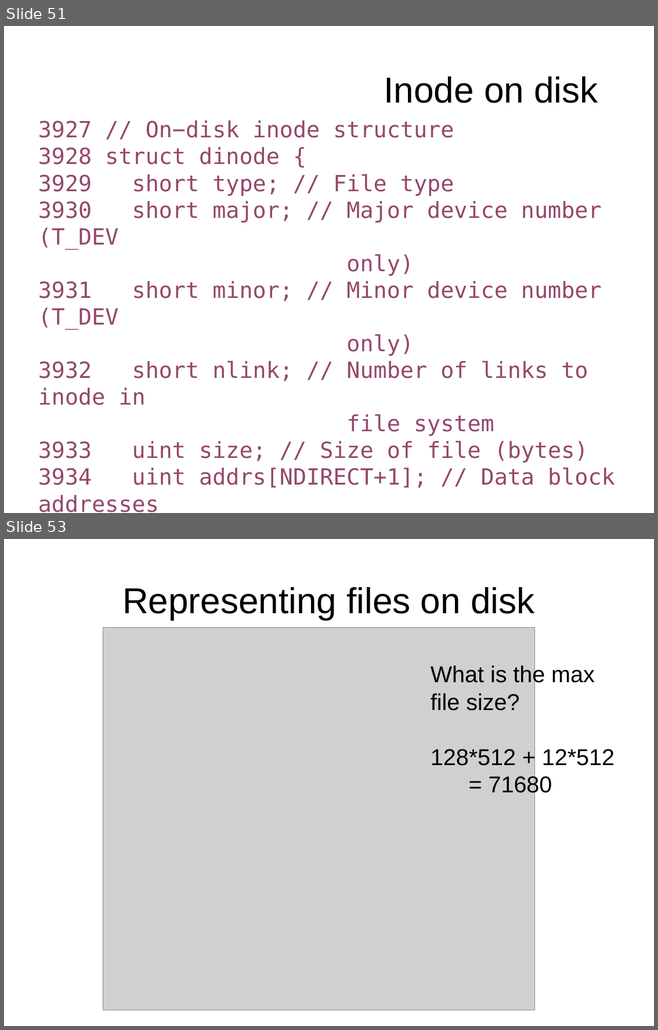
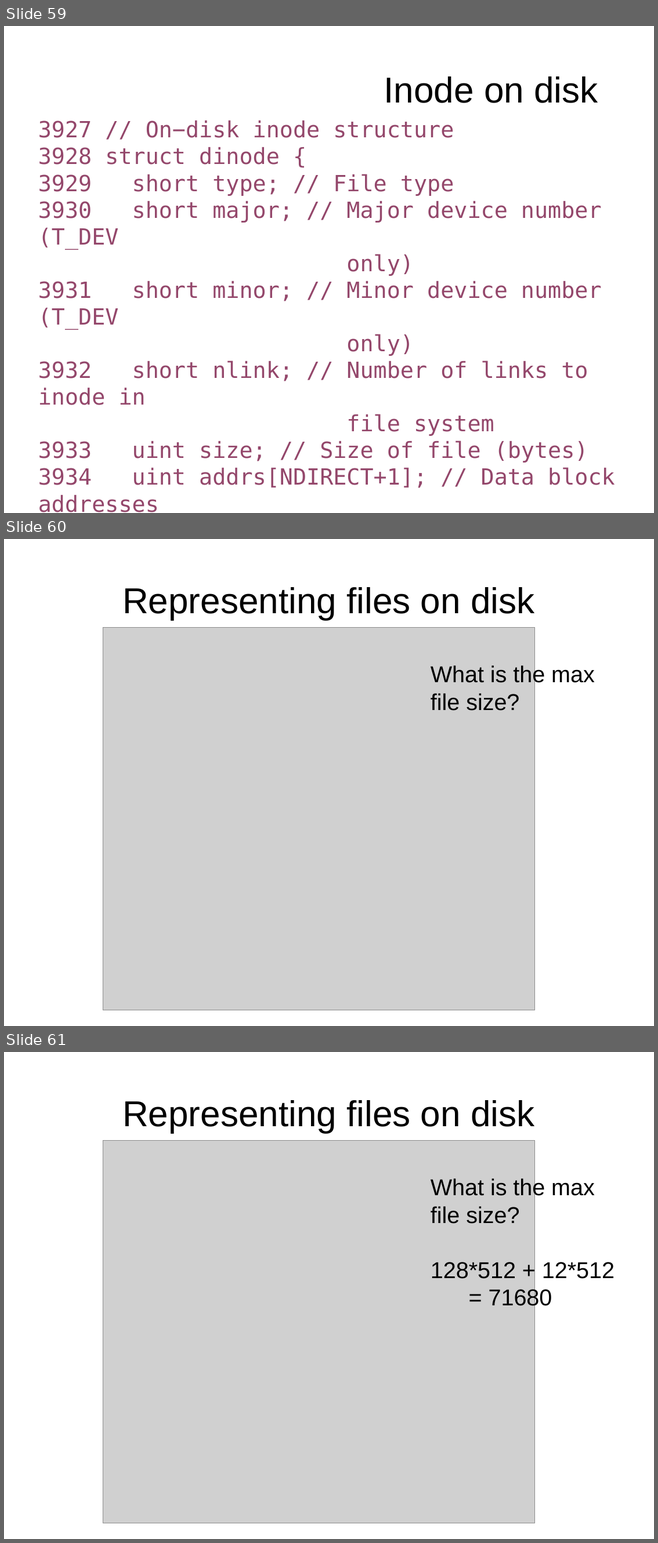
Before and after one commit to antonburtsev/cs5460, a slide deck: lectures/lecture16-file-system/lecture16-file-system.odp. Shown one above the other, each under a label of ours: slides 51 and 53 before the commit, slides 59, 60 and 61 after it; the slides between them are not shown. The pictures are 658x1030 and 658x1543 pixels, drawn with LibreOffice and Linux fonts; fonts in the diff are those of the drawing; grey boxes stand for pictures. Boxes give left, top, right and bottom in pixels: in the first picture for what was removed or moved away, otherwise in the second. Text is boxed around its words. In the diff, an @@ line names an element or a change of style, - is before the commit and + after.

```diff
--- a/lectures/lecture16-file-system/lecture16-file-system.odp
+++ b/lectures/lecture16-file-system/lecture16-file-system.odp
@@ slide 60 added at <box>4,539,654,1026</box>, background #FFFFFF @@
@@ title added at <box>122,587,534,620</box>, 44 pt, text #000000 @@
+Representing files on disk
@@ picture added at <box>103,627,535,1011</box> @@
@@ text added at <box>430,664,594,711</box>, 28 pt, text #000000 @@
+What is the max
+file size?
@@ what was slide 51 is now slide 59 @@
@@ what was slide 53 is now slide 61 @@
```
Also in this commit, not shown: 9 slides changed, 7 other slides added, 2 other files.
